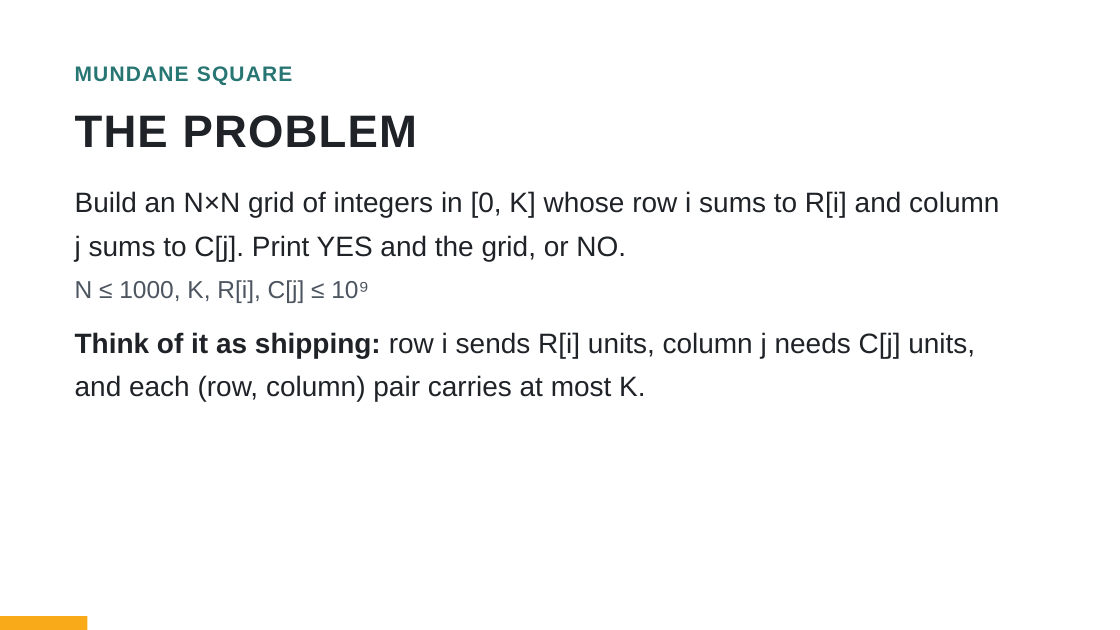
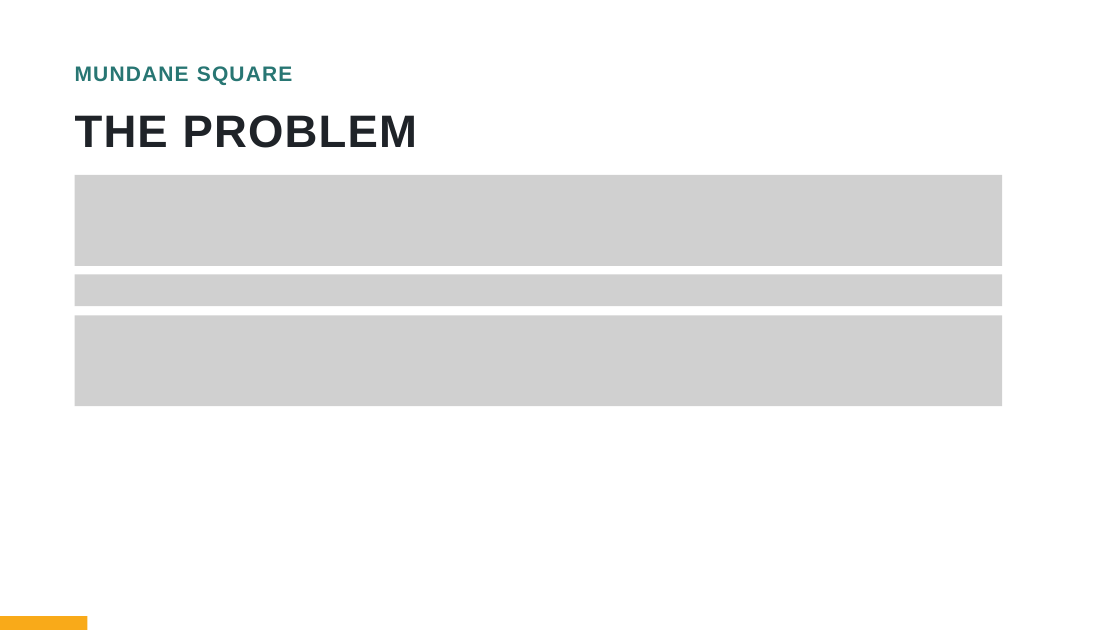
Before and after one commit to bryanbsun/AIO, a slide deck: slide 6 of AIO/P6/AIO High Achievers Camp Session 3 Greedy and the Water Level.pptx. Drawn at 1120x630 pixels with LibreOffice and Linux fonts; fonts in the diff are those of the drawing; grey boxes stand for pictures. Boxes give left, top, right and bottom in pixels: in the first picture for what was removed or moved away, otherwise in the second. Text is boxed around its words. In the diff, an @@ line names an element or a change of style, - is before the commit and + after.

```diff
--- a/AIO/P6/AIO High Achievers Camp Session 3 Greedy and the Water Level.pptx
+++ b/AIO/P6/AIO High Achievers Camp Session 3 Greedy and the Water Level.pptx
@@ picture added at (x1=75, y1=175, x2=1002, y2=266) @@
@@ text removed at (x1=75, y1=191, x2=999, y2=261) @@
-Build an N×N grid of integers in [0, K] whose row i sums to R[i] and column j sums to C[j]. Print YES and the grid, or NO.
@@ text removed at (x1=75, y1=280, x2=369, y2=303) @@
-N ≤ 1000, K, R[i], C[j] ≤ 10⁹
@@ picture added at (x1=75, y1=275, x2=1002, y2=307) @@
@@ picture added at (x1=75, y1=315, x2=1002, y2=406) @@
@@ text removed at (x1=75, y1=332, x2=975, y2=401) @@
-Think of it as shipping: row i sends R[i] units, column j needs C[j] units, and each (row, column) pair carries at most K.
```
Also in this commit, not shown: 34 other slides changed, 3 other files.
